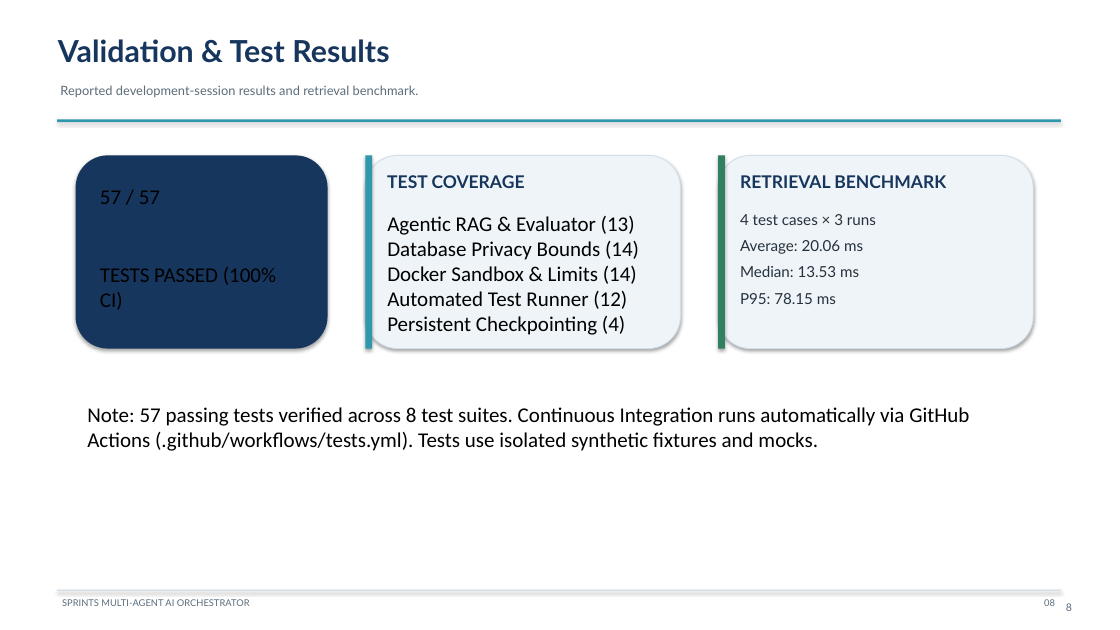
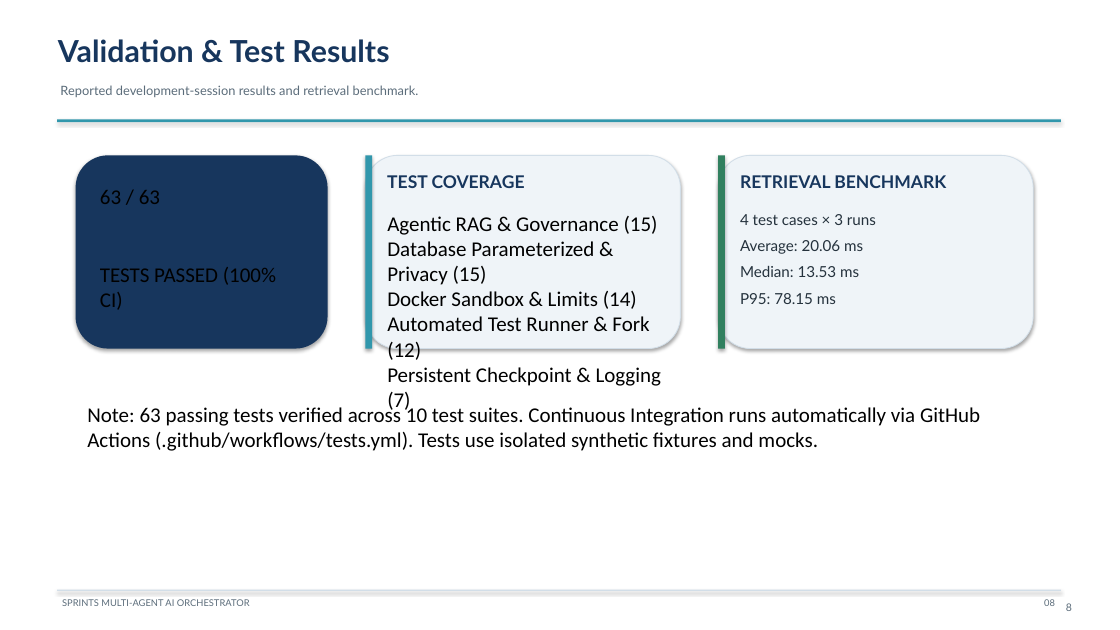
Before and after one commit to PhantomMW/sprints-ai-orchestrator, a slide deck: slide 8 of docs/SPRINTS_AI_ORCHESTRATOR_PRESENTATION.pptx. Drawn at 1120x630 pixels with LibreOffice and Linux fonts; fonts in the diff are those of the drawing. Boxes give left, top, right and bottom in pixels: in the first picture for what was removed or moved away, otherwise in the second. Text is boxed around its words. In the diff, an @@ line names an element or a change of style, - is before the commit and + after.

Commit message:
feat: true OS process isolation for test runner, single-pass code execution, cross-process SQLite persistence test, reviewer RBAC auth, structured logging, and 63-test suite

```diff
--- a/docs/SPRINTS_AI_ORCHESTRATOR_PRESENTATION.pptx
+++ b/docs/SPRINTS_AI_ORCHESTRATOR_PRESENTATION.pptx
@@ text at box(100, 190, 160, 204): text changed @@
-57 / 57
+63 / 63
@@ text at box(387, 216, 658, 285): text changed @@
-Agentic RAG & Evaluator (13)
-Database Privacy Bounds (14)
+Agentic RAG & Governance (15)
+Database Parameterized & Privacy (15)
@@ text at box(387, 316, 662, 413): text changed @@
-Automated Test Runner (12)
-Persistent Checkpointing (4)
+Automated Test Runner & Fork (12)
+Persistent Checkpoint & Logging (7)
@@ text at box(87, 404, 980, 451): text changed @@
-Note: 57 passing tests verified across 8 test suites. Continuous Integration runs automatically via GitHub Actions (.github/workflows/tests.yml). Tests use isolated synthetic fixtures and mocks.
+Note: 63 passing tests verified across 10 test suites. Continuous Integration runs automatically via GitHub Actions (.github/workflows/tests.yml). Tests use isolated synthetic fixtures and mocks.
```
Also in this commit, not shown: 3 other slides changed, 15 other files.
